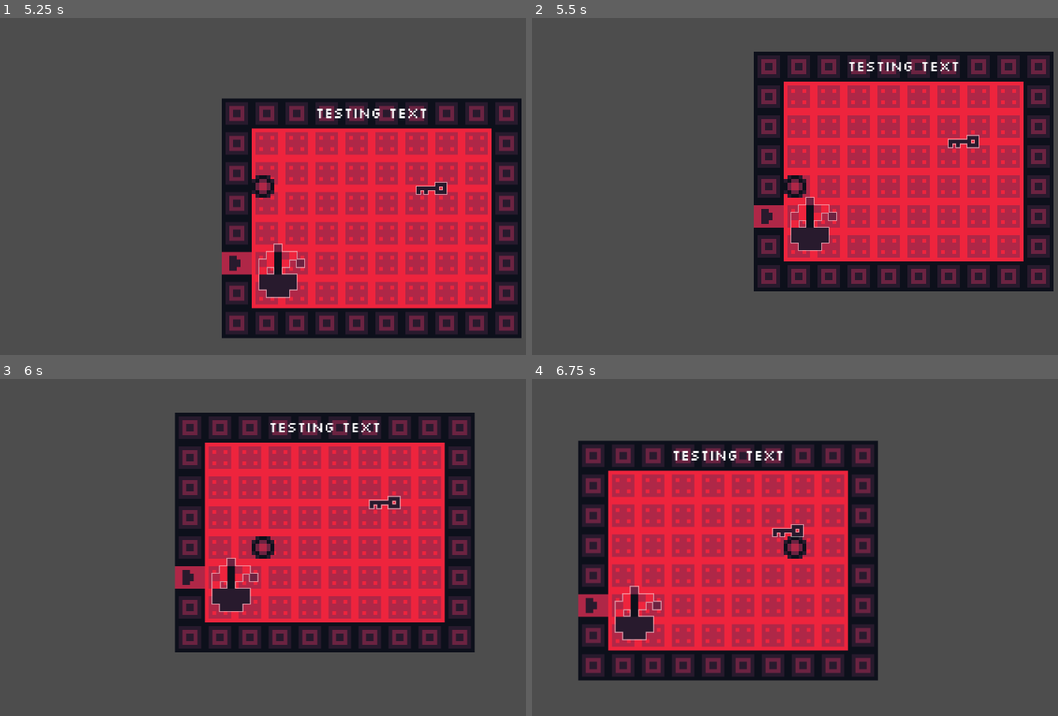
Above: before the commit, frames 1-4 (two rows, left to right).
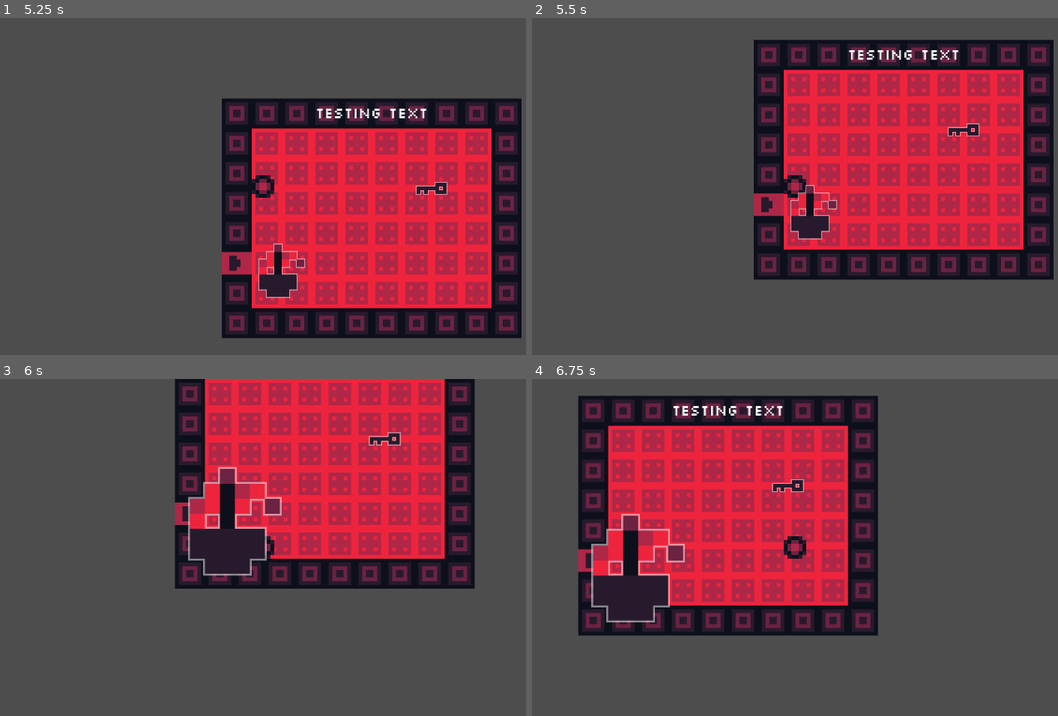
Above: after the commit, the same moments.

Repository: GriffinBaxter/Scaled-To-Nothing
Game: Godot game, scene res://Scenes/main.tscn
Same seed, same stepped clock (60 frames per second), same inputs: the game is played once before the commit and once after it.
Inputs (mouse positions are in pixels of both pictures, inside the frame that each line leads up to):
- Up to frame 1 (5.25 s): tap Enter at 0.5, 5 s; move the mouse to (394, 169) at 0.52 s; press the mouse at (394, 169) at 0.53 s; hold Right (ui_right) 0.53-1.28 s; move the mouse to (142, 203) at 1.27 s; release the mouse at (142, 203) at 1.28 s; hold Down (ui_down) 1.28-2.03 s; click (142, 203) at 1.35 s; tap Space at 2 s; move the mouse to (320, 112) at 2.02 s; press the mouse at (320, 112) at 2.03 s; hold Right (ui_right) 2.03-2.78 s; move the mouse to (231, 253) at 2.77 s; release the mouse at (231, 253) at 2.78 s; hold Up (ui_up) 2.78-3.53 s; click (231, 253) at 2.85 s; move the mouse to (441, 237) at 3.52 s; press the mouse at (441, 237) at 3.53 s; hold Left (ui_left) 3.53-5.03 s; move the mouse to (84, 135) at 4.27 s; release the mouse at (84, 135) at 4.28 s; click (84, 135) at 4.35 s; move the mouse to (294, 186) at 5.02 s; press the mouse at (294, 186) at 5.03 s; hold Down (ui_down) from 5.03 s (still down)
- Up to frame 2 (5.5 s): keep holding Down (ui_down)
- Up to frame 3 (6 s): move the mouse to (173, 463) at 5.77 s; release Down (ui_down) at 5.78 s; release the mouse at (173, 463) at 5.78 s; hold Right (ui_right) from 5.78 s (still down); click (173, 463) at 5.85 s
- Up to frame 4 (6.75 s): move the mouse to (926, 530) at 6.52 s; release Right (ui_right) at 6.53 s; press the mouse at (926, 530) at 6.53 s; hold Up (ui_up) from 6.53 s (still down)

Frame 1 is identical in both runs. In frame 2, 22% of the frame differs, in the area x 42-100%, y 6-82%; in frame 3, 35%; in frame 4, 37%, in the area x 8-66%, y 4-90%.

Commit message:
Added basic object scaling to plant

Diff:
--- a/Scenes/plant.tscn
+++ b/Scenes/plant.tscn
@@ -1,5 +1,6 @@
-[gd_scene load_steps=8 format=3 uid="uid://doelxlcydxmcc"]
+[gd_scene load_steps=9 format=3 uid="uid://doelxlcydxmcc"]
 
+[ext_resource type="Script" path="res://Scripts/object_scaling.gd" id="1_3c75b"]
 [ext_resource type="Texture2D" uid="uid://dh24hvnaj6whw" path="res://Images/Objects.png" id="1_4s427"]
 [ext_resource type="Shader" path="res://Shaders/outline.gdshader" id="1_pr8ve"]
 
@@ -49,9 +50,10 @@
 "outline_fade": SubResource("Animation_56fxa")
 }
 
-[node name="Plant" type="AnimatableBody2D"]
+[node name="Plant" type="Area2D"]
 position = Vector2(64, -32)
 scale = Vector2(4, 4)
+script = ExtResource("1_3c75b")
 
 [node name="Sprite2D" type="Sprite2D" parent="."]
 material = SubResource("ShaderMaterial_fqu1x")
@@ -67,3 +69,6 @@
 "": SubResource("AnimationLibrary_y5ko8")
 }
 autoplay = "outline_fade"
+
+[connection signal="mouse_entered" from="." to="." method="_on_mouse_entered"]
+[connection signal="mouse_exited" from="." to="." method="_on_mouse_exited"]
--- /dev/null
+++ b/Scripts/object_scaling.gd
@@ -0,0 +1,48 @@
+extends Area2D
+
+
+const SCALE_SPEED = 0.1
+
+var mouse_entered_object = false
+var original_scale = Vector2(1, 1)
+
+
+func _ready() -> void:
+	original_scale = scale
+
+
+func _input(event: InputEvent) -> void:
+	if event is InputEventMouseMotion and mouse_entered_object and Input.is_action_pressed("left_mouse"):
+		var scale_amount = SCALE_SPEED
+		var global_mouse_position = get_global_mouse_position()
+
+		# top left
+		if (global_mouse_position - global_position).x < 0 and (global_mouse_position - global_position).y < 0:
+			scale_amount *= -event.relative.x - event.relative.y
+		# top right
+		elif (global_mouse_position - global_position).x > 0 and (global_mouse_position - global_position).y < 0:
+			scale_amount *= event.relative.x - event.relative.y
+		# bottom left
+		elif (global_mouse_position - global_position).x < 0 and (global_mouse_position - global_position).y > 0:
+			scale_amount *= -event.relative.x + event.relative.y
+		# bottom right
+		elif (global_mouse_position - global_position).x > 0 and (global_mouse_position - global_position).y > 0:
+			scale_amount *= event.relative.x + event.relative.y
+		else:
+			scale_amount *= 0
+
+		var to_scale = Vector2(scale_amount, scale_amount)
+		if scale + to_scale > original_scale * 2:
+			scale = original_scale * 2
+		elif scale + to_scale < original_scale * 0.5:
+			scale = original_scale * 0.5
+		else:
+			scale += to_scale
+
+
+func _on_mouse_entered() -> void:
+	mouse_entered_object = true
+
+
+func _on_mouse_exited() -> void:
+	mouse_entered_object = false
--- a/Scripts/player.gd
+++ b/Scripts/player.gd
@@ -4,7 +4,7 @@
 
 
 func _physics_process(_delta: float) -> void:
-	var direction := Input.get_vector("ui_left", "ui_right", "ui_up", "ui_down")
+	var direction := Input.get_vector("left", "right", "up", "down")
 	if direction:
 		velocity.x = direction.x * SPEED
 		velocity.y = direction.y * SPEED
--- a/project.godot
+++ b/project.godot
@@ -21,6 +21,38 @@
 window/size/viewport_height=720
 window/stretch/mode="viewport"
 
+[input]
+
+left={
+"deadzone": 0.5,
+"events": [Object(InputEventKey,"resource_local_to_scene":false,"resource_name":"","device":-1,"window_id":0,"alt_pressed":false,"shift_pressed":false,"ctrl_pressed":false,"meta_pressed":false,"pressed":false,"keycode":0,"physical_keycode":65,"key_label":0,"unicode":97,"location":0,"echo":false,"script":null)
+, Object(InputEventKey,"resource_local_to_scene":false,"resource_name":"","device":-1,"window_id":0,"alt_pressed":false,"shift_pressed":false,"ctrl_pressed":false,"meta_pressed":false,"pressed":false,"keycode":0,"physical_keycode":4194319,"key_label":0,"unicode":0,"location":0,"echo":false,"script":null)
+]
+}
+right={
+"deadzone": 0.5,
+"events": [Object(InputEventKey,"resource_local_to_scene":false,"resource_name":"","device":-1,"window_id":0,"alt_pressed":false,"shift_pressed":false,"ctrl_pressed":false,"meta_pressed":false,"pressed":false,"keycode":0,"physical_keycode":68,"key_label":0,"unicode":100,"location":0,"echo":false,"script":null)
+, Object(InputEventKey,"resource_local_to_scene":false,"resource_name":"","device":-1,"window_id":0,"alt_pressed":false,"shift_pressed":false,"ctrl_pressed":false,"meta_pressed":false,"pressed":false,"keycode":0,"physical_keycode":4194321,"key_label":0,"unicode":0,"location":0,"echo":false,"script":null)
+]
+}
+up={
+"deadzone": 0.5,
+"events": [Object(InputEventKey,"resource_local_to_scene":false,"resource_name":"","device":-1,"window_id":0,"alt_pressed":false,"shift_pressed":false,"ctrl_pressed":false,"meta_pressed":false,"pressed":false,"keycode":0,"physical_keycode":87,"key_label":0,"unicode":119,"location":0,"echo":false,"script":null)
+, Object(InputEventKey,"resource_local_to_scene":false,"resource_name":"","device":-1,"window_id":0,"alt_pressed":false,"shift_pressed":false,"ctrl_pressed":false,"meta_pressed":false,"pressed":false,"keycode":0,"physical_keycode":4194320,"key_label":0,"unicode":0,"location":0,"echo":false,"script":null)
+]
+}
+down={
+"deadzone": 0.5,
+"events": [Object(InputEventKey,"resource_local_to_scene":false,"resource_name":"","device":-1,"window_id":0,"alt_pressed":false,"shift_pressed":false,"ctrl_pressed":false,"meta_pressed":false,"pressed":false,"keycode":0,"physical_keycode":83,"key_label":0,"unicode":115,"location":0,"echo":false,"script":null)
+, Object(InputEventKey,"resource_local_to_scene":false,"resource_name":"","device":-1,"window_id":0,"alt_pressed":false,"shift_pressed":false,"ctrl_pressed":false,"meta_pressed":false,"pressed":false,"keycode":0,"physical_keycode":4194322,"key_label":0,"unicode":0,"location":0,"echo":false,"script":null)
+]
+}
+left_mouse={
+"deadzone": 0.5,
+"events": [Object(InputEventMouseButton,"resource_local_to_scene":false,"resource_name":"","device":-1,"window_id":0,"alt_pressed":false,"shift_pressed":false,"ctrl_pressed":false,"meta_pressed":false,"button_mask":1,"position":Vector2(260, 18),"global_position":Vector2(269, 60),"factor":1.0,"button_index":1,"canceled":false,"pressed":true,"double_click":false,"script":null)
+]
+}
+
 [rendering]
 
 textures/canvas_textures/default_texture_filter=0
